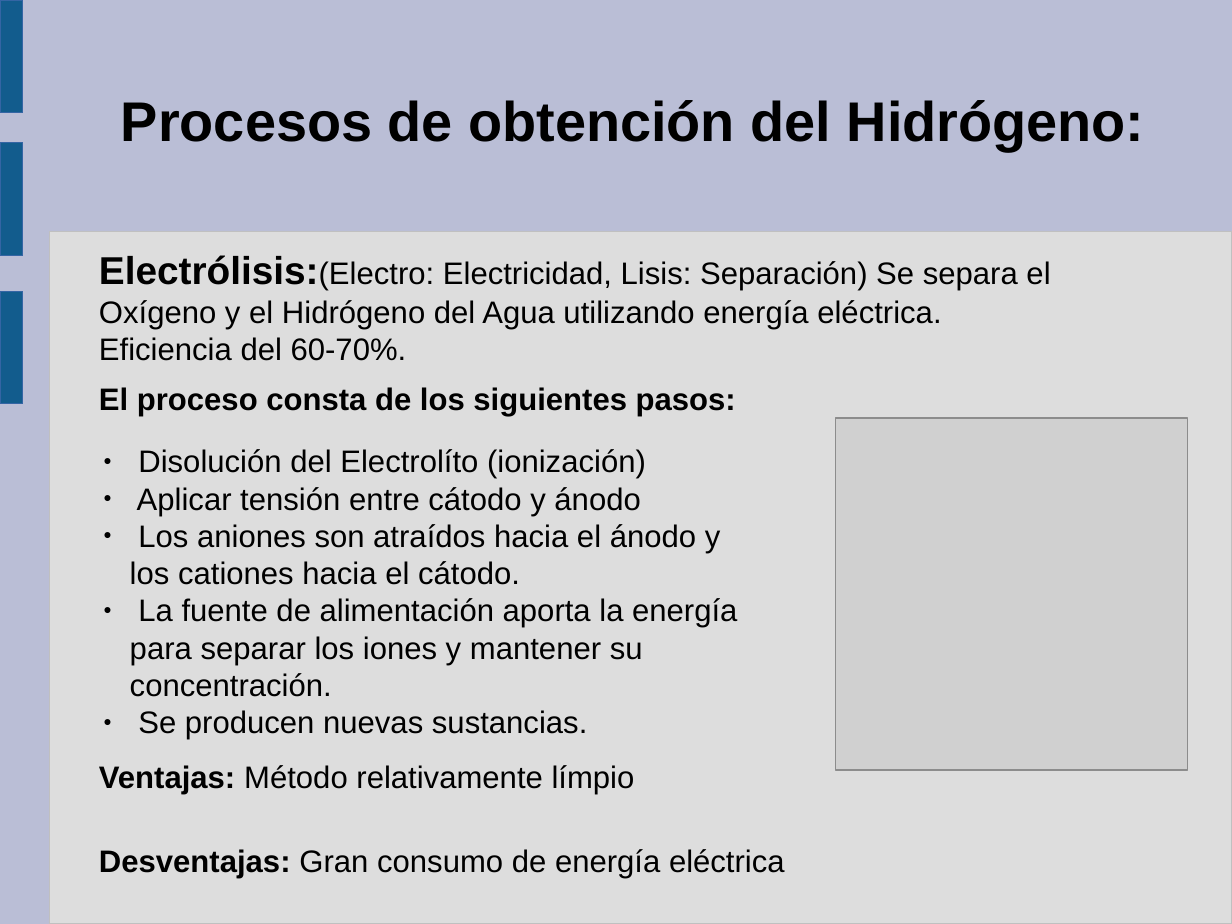
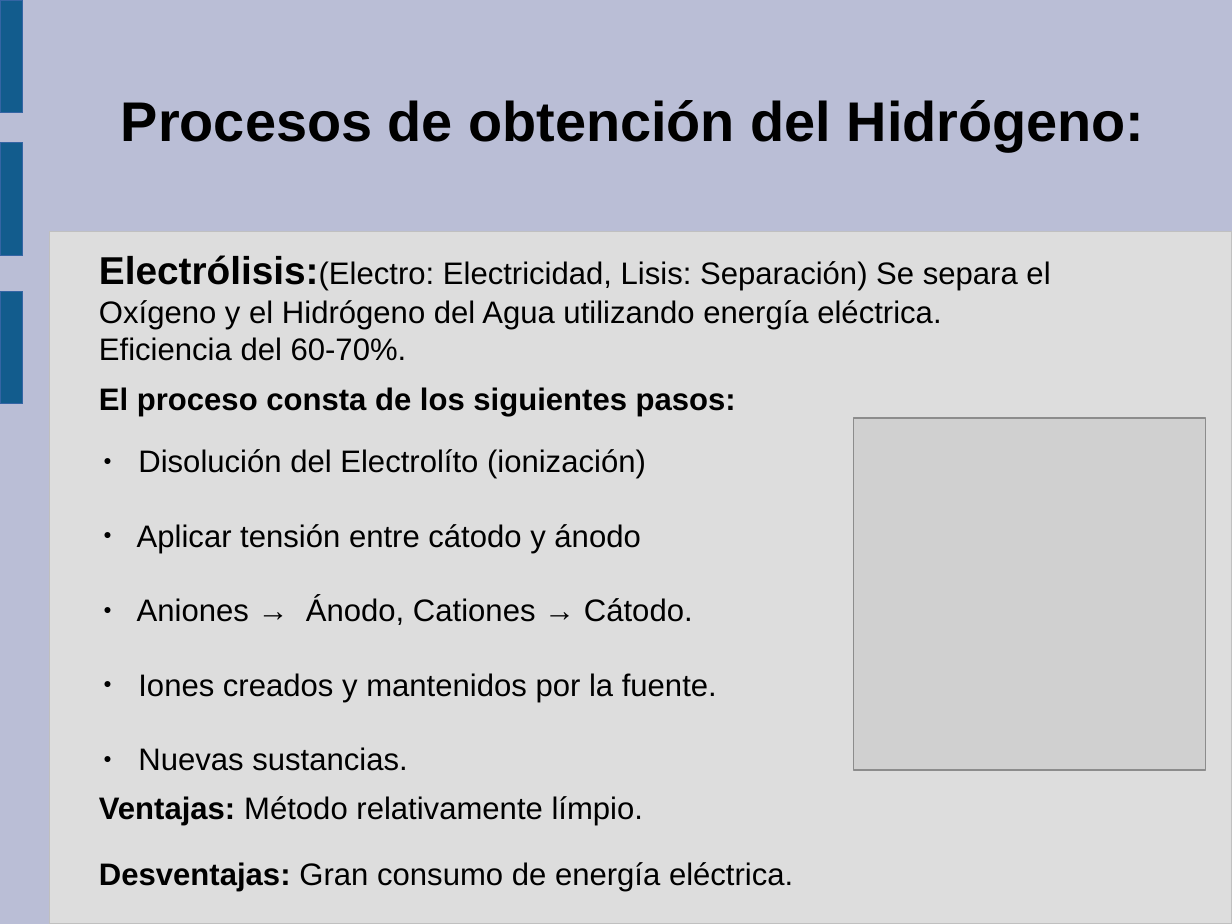
Before and after one commit to guanucoluis/proyecto5r1, a slide deck: slide 4 of Catedras/Tecnologia/Diapositiva de Gonzalo.odp. Drawn at 1232x924 pixels with LibreOffice and Linux fonts; fonts in the diff are those of the drawing; grey boxes stand for pictures. Boxes give left, top, right and bottom in pixels: in the first picture for what was removed or moved away, otherwise in the second. Text is boxed around its words. In the diff, an @@ line names an element or a change of style, - is before the commit and + after.

```diff
--- a/Catedras/Tecnologia/Diapositiva de Gonzalo.odp
+++ b/Catedras/Tecnologia/Diapositiva de Gonzalo.odp
@@ picture: place and size @@
-picture at (836,418,1188,770)
+picture at (854,418,1206,770)
@@ text at (137,597,717,771): text changed @@
-● Los aniones son atraídos hacia el ánodo y los cationes hacia el cátodo.
-● La fuente de alimentación aporta la energía para separar los iones y mantener su concentración.
-● Se producen nuevas sustancias.
+● Aniones → Ánodo, Cationes → Cátodo.
+● Iones creados y mantenidos por la fuente.
+● Nuevas sustancias.
@@ text at (99,796,643,826): text changed @@
-Ventajas: Método relativamente límpio
+Ventajas: Método relativamente límpio.
@@ text at (99,862,793,892): text changed @@
-Desventajas: Gran consumo de energía eléctrica
+Desventajas: Gran consumo de energía eléctrica.
```
Also in this commit, not shown: 3 other slides changed, 6 slides added, 5 slides removed.
